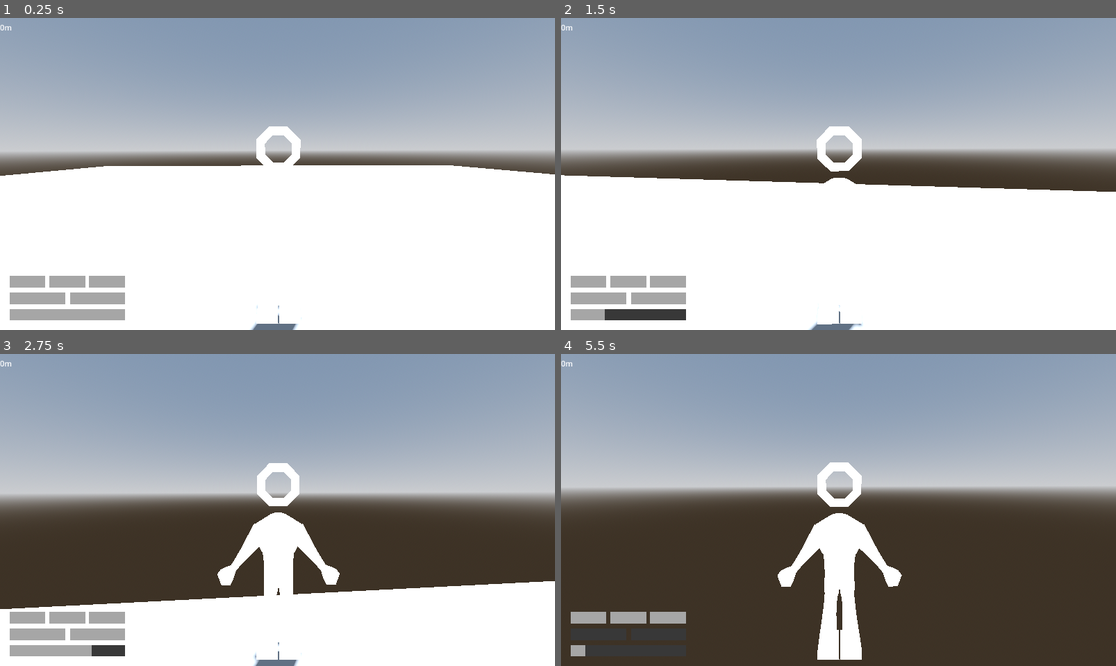
Above: before the commit, frames 1-4 (two rows, left to right).
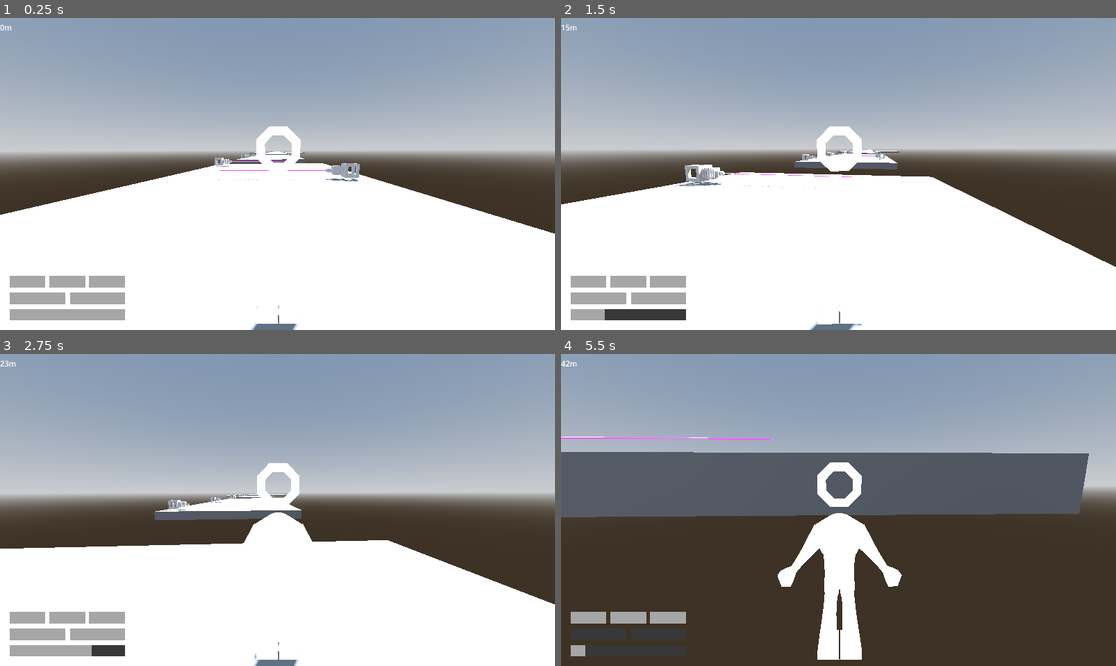
Above: after the commit, the same moments.

Repository: jpvds1/DDJD
Game: Godot game, scene res://scenes/levels/endless_level.tscn
Same seed, same stepped clock (60 frames per second), same inputs: the game is played once before the commit and once after it. This scene is started directly instead of the project's main scene.
Inputs (mouse positions are in pixels of both pictures, inside the frame that each line leads up to):
- Up to frame 1 (0.25 s): no input
- Up to frame 2 (1.5 s): tap Enter at 0.5 s; move the mouse to (866, 174) at 0.52 s; hold W (move_forwards) from 0.53 s (still down); tap Q (dash) at 0.6 s; tap Space (jump) at 0.77 s; move the mouse to (810, 174) at 1.27 s; tap Shift (sprint) at 1.35 s
- Up to frame 3 (2.75 s): keep holding W (move_forwards); tap Space (jump) at 1.52 s; move the mouse to (288, 503) at 2.02 s; tap Q (dash) at 2.1 s
- Up to frame 4 (5.5 s): keep holding W (move_forwards); move the mouse to (832, 516) at 2.77 s; tap Shift (sprint) at 2.85, 4.35 s; tap Space (jump) at 3.02, 3.77, 4.52 s; move the mouse to (877, 513) at 3.52 s; tap Q (dash) at 3.6, 5.1 s; move the mouse to (794, 506) at 4.27 s; move the mouse to (844, 510) at 5.02 s

The runs differ from the first frame. In frame 1, 7.4% of the frame differs, in the area x 0-100%, y 42-70%; in frame 2, 6.8%; in frame 3, 14%; in frame 4, 18%, in the area x 0-96%, y 2-53%.

Commit message:
feat(endless mode): implement endless manager with modular chunk spawning loop on Z- axis

Diff:
--- /dev/null
+++ b/platformer-game/scenes/levels/endless_chunks/chunk_easy_flat.tscn
@@ -0,0 +1,10 @@
+[gd_scene format=3 uid="uid://c21hw38p3fopj"]
+
+[node name="ChunkEasyFlat" type="Node3D" unique_id=1751542582]
+
+[node name="CSGBox3D" type="CSGBox3D" parent="." unique_id=366155220]
+use_collision = true
+size = Vector3(50, 1, 50)
+
+[node name="ExitMarker" type="Marker3D" parent="." unique_id=1561299875]
+transform = Transform3D(1, 0, 0, 0, 1, 0, 0, 0, 1, 0.024184227, 0, -64.15842)
--- /dev/null
+++ b/platformer-game/scenes/levels/endless_chunks/chunk_easy_lasers.tscn
@@ -0,0 +1,28 @@
+[gd_scene format=3 uid="uid://btbhrmi5ukx3u"]
+
+[ext_resource type="PackedScene" uid="uid://rtexe01uxxw6" path="res://scenes/building_materials/laser.tscn" id="1_3rcnm"]
+
+[node name="ChunkEasyFlat" type="Node3D" unique_id=1751542582]
+
+[node name="CSGBox3D" type="CSGBox3D" parent="." unique_id=366155220]
+transform = Transform3D(0.014904618, 0, 0.9998889, 0, 1, 0, -0.9998889, 0, 0.014904618, -1.1640385, 0, -4.1635695)
+use_collision = true
+size = Vector3(50, 1, 17.152588)
+
+[node name="Laser" parent="." unique_id=429633351 instance=ExtResource("1_3rcnm")]
+transform = Transform3D(0.014904618, 0, 0.9998889, 0, 1, 0, -0.9998889, 0, 0.014904618, -9.238643, 0.6822696, 18.82788)
+
+[node name="Laser5" parent="." unique_id=33574530 instance=ExtResource("1_3rcnm")]
+transform = Transform3D(0.014904618, 0, 0.9998889, 0, 1, 0, -0.9998889, 0, 0.014904618, -8.606329, 0.6822696, -23.591465)
+
+[node name="Laser3" parent="." unique_id=265782551 instance=ExtResource("1_3rcnm")]
+transform = Transform3D(0.014904618, 0, 0.9998889, 0, 1, 0, -0.9998889, 0, 0.014904618, -8.971532, 0.6822696, 0.90848494)
+
+[node name="Laser2" parent="." unique_id=584486364 instance=ExtResource("1_3rcnm")]
+transform = Transform3D(-0.022652466, 0, -0.99974346, 0, 1, 0, 0.99974346, 0, -0.022652466, 5.732933, 0.6822696, 11.047403)
+
+[node name="Laser4" parent="." unique_id=1451275845 instance=ExtResource("1_3rcnm")]
+transform = Transform3D(-0.022652466, 0, -0.99974346, 0, 1, 0, 0.99974346, 0, -0.022652466, 6.0760937, 0.6822696, -11.973789)
+
+[node name="ExitMarker" type="Marker3D" parent="." unique_id=1690020158]
+transform = Transform3D(1, 0, 0, 0, 1, 0, 0, 0, 1, 0.08395004, 0, -64.40655)
--- a/platformer-game/scenes/levels/endless_level.tscn
+++ b/platformer-game/scenes/levels/endless_level.tscn
@@ -1,8 +1,10 @@
 [gd_scene format=3 uid="uid://cwsfiuxxe3kt7"]
 
 [ext_resource type="PackedScene" uid="uid://ch7shhditu1lk" path="res://scenes/player/capsule_character.tscn" id="1_17s8f"]
+[ext_resource type="PackedScene" uid="uid://c21hw38p3fopj" path="res://scenes/levels/endless_chunks/chunk_easy_flat.tscn" id="2_i3nmm"]
 [ext_resource type="Script" uid="uid://mwwb0aj4i5vj" path="res://scripts/systems/endless_manager.gd" id="2_j3yte"]
 [ext_resource type="PackedScene" uid="uid://dy8jnv2byaaoj" path="res://scenes/ui/main_UI.tscn" id="2_lpstx"]
+[ext_resource type="PackedScene" uid="uid://btbhrmi5ukx3u" path="res://scenes/levels/endless_chunks/chunk_easy_lasers.tscn" id="3_ivn8y"]
 
 [sub_resource type="ProceduralSkyMaterial" id="ProceduralSkyMaterial_lpstx"]
 sky_horizon_color = Color(0.66224277, 0.6717428, 0.6867428, 1)
@@ -20,6 +22,7 @@
 script = ExtResource("2_j3yte")
 player_path = NodePath("CharacterBody3D")
 ui_path = NodePath("CanvasLayer")
+chunk_scenes = Array[PackedScene]([ExtResource("2_i3nmm"), ExtResource("3_ivn8y")])
 
 [node name="WorldEnvironment" type="WorldEnvironment" parent="." unique_id=174638576]
 environment = SubResource("Environment_grt42")
@@ -30,10 +33,6 @@
 
 [node name="CharacterBody3D" parent="." unique_id=1782536310 instance=ExtResource("1_17s8f")]
 
-[node name="CSGBox3D" type="CSGBox3D" parent="." unique_id=357478498]
-use_collision = true
-size = Vector3(50, 1, 50)
-
 [node name="CanvasLayer" parent="." unique_id=9067626 instance=ExtResource("2_lpstx")]
 player_path = NodePath("../CharacterBody3D")
 level_path = NodePath("..")
--- a/platformer-game/scripts/systems/endless_manager.gd
+++ b/platformer-game/scripts/systems/endless_manager.gd
@@ -14,22 +14,29 @@
 # ---------------------------------------------------------
 @export var player_path: NodePath
 @export var ui_path: NodePath
+@export var chunk_scenes: Array[PackedScene] = []
 
 # ---------------------------------------------------------
 # Constants
 # ---------------------------------------------------------
 const MAX_LIVES := 3
+const CHUNK_DESPAWN_DISTANCE := 50.0
 
 # ---------------------------------------------------------
-# 1. State Variables (Run Control)
+# State Variables
 # ---------------------------------------------------------
-var player: Node = null
-var ui: Node = null
+var player: CharacterBody3D = null
+var ui: CanvasLayer = null
 
 var lives := MAX_LIVES
 var distance := 0
 var is_paused := false
 var game_over_triggered := false
+
+var active_chunks: Array[Node3D] = []
+var next_spawn_position := Vector3.ZERO
+var max_visible_chunks := 5
+var start_track_axis_z := 0.0
 
 # ---------------------------------------------------------
 # Setup
@@ -37,20 +44,107 @@
 func _ready() -> void:
 	process_mode = Node.PROCESS_MODE_ALWAYS
 
-	player = get_node_or_null(player_path)
-	ui = get_node_or_null(ui_path)
+	player = get_node_or_null(player_path) as CharacterBody3D
+	ui = get_node_or_null(ui_path) as CanvasLayer
 
 	if player == null:
 		push_error("EndlessManager: Player node not found.")
 		return
 
+	if chunk_scenes.is_empty():
+		push_error("EndlessManager: No chunks assigned in the chunk_scenes array!")
+		return
+
+	start_track_axis_z = player.global_position.z # Track Z axis
+
+	for i in range(max_visible_chunks):
+		_spawn_random_chunk()
+
 	lives_changed.emit(lives, MAX_LIVES)
 
+func _physics_process(_delta: float) -> void:
+	if game_over_triggered or player == null:
+		return
+
+	_track_distance()
+	_check_chunk_recycling()
+
 # ---------------------------------------------------------
-# 2. Pause System
+# Phase 3 Core Algorithmic Functions (Z- Adaptations)
+# ---------------------------------------------------------
+
+func _spawn_random_chunk() -> void:
+	var random_index := randi() % chunk_scenes.size()
+	var chunk_instance = chunk_scenes[random_index].instantiate() as Node3D
+
+	add_child(chunk_instance)
+	active_chunks.append(chunk_instance)
+
+	chunk_instance.global_position = next_spawn_position
+
+	var exit_marker = chunk_instance.get_node_or_null("ExitMarker") as Marker3D
+	if exit_marker:
+		next_spawn_position += Vector3(0, 0, exit_marker.position.z)
+	else:
+		next_spawn_position += Vector3(0, 0, -30.0)
+
+func _track_distance() -> void:
+	var current_distance = int(abs(player.global_position.z - start_track_axis_z))
+
+	if current_distance > distance:
+		distance = current_distance
+		if ui and ui.has_method("set_timer_text"):
+			ui.set_timer_text(str(distance) + "m")
+
+func _check_chunk_recycling() -> void:
+	if active_chunks.size() < 2:
+		return
+
+	var oldest_chunk = active_chunks[0]
+	var next_chunk = active_chunks[1]
+
+	if player.global_position.z < next_chunk.global_position.z - CHUNK_DESPAWN_DISTANCE:
+		active_chunks.pop_front()
+		oldest_chunk.queue_free()
+		_spawn_random_chunk()
+
+# ---------------------------------------------------------
+# Player Hazard & Event Triggers
+# ---------------------------------------------------------
+
+func trigger_damage() -> void:
+	if game_over_triggered:
+		return
+
+	lives = max(lives - 1, 0)
+	lives_changed.emit(lives, MAX_LIVES)
+	player_unalived.emit()
+
+	if lives <= 0:
+		_trigger_game_over()
+	else:
+		_respawn_on_current_chunk()
+
+func _respawn_on_current_chunk() -> void:
+	if active_chunks.is_empty() or player == null:
+		return
+
+	var current_chunk = active_chunks[1] if active_chunks.size() > 1 else active_chunks[0]
+	if player.has_method("respawn_at"):
+		player.respawn_at(current_chunk.global_position + Vector3(0, 2.0, 0))
+
+func _trigger_game_over() -> void:
+	game_over_triggered = true
+	if player.has_method("lock_controls"):
+		player.lock_controls()
+
+	run_completed.emit(str(distance) + "m")
+
+# ---------------------------------------------------------
+# Pause System (Maintained)
 # ---------------------------------------------------------
 func _unhandled_input(event: InputEvent) -> void:
-	if game_over_triggered:
+	if game_over_triggered or player == null:
 		return
 
 	if event.is_action_pressed("ui_cancel"):
@@ -66,21 +160,17 @@
 	is_paused = should_pause
 
 	if is_paused:
-		if player.has_method("lock_controls"):
-			player.lock_controls()
-		if player.has_method("pause_timers"):
-			player.pause_timers()
+		if player.has_method("lock_controls"): player.lock_controls()
+		if player.has_method("pause_timers"): player.pause_timers()
 	else:
-		if player.has_method("unlock_controls"):
-			player.unlock_controls()
-		if player.has_method("resume_timers"):
-			player.resume_timers()
+		if player.has_method("unlock_controls"): player.unlock_controls()
+		if player.has_method("resume_timers"): player.resume_timers()
 
 	get_tree().paused = is_paused
 	pause_toggled.emit(is_paused)
 
 # ---------------------------------------------------------
-# UI Duck-Typing Interface (Main_UI Button Flow)
+# UI Duck-Typing Interface (Main_UI Compatibility)
 # ---------------------------------------------------------
 func is_endless() -> bool:
 	return true
@@ -91,9 +181,11 @@
 func restart_level() -> void:
 	get_tree().paused = false
 	is_paused = false
-	Global.game_controller.change_3D_scene("res://scenes/levels/endless_level.tscn")
+	if Global.game_controller:
+		Global.game_controller.change_3D_scene(scene_file_path)
 
 func return_to_menu() -> void:
 	get_tree().paused = false
 	is_paused = false
-	Global.game_controller.change_GUI_scene("res://scenes/ui/main_menu.tscn")
+	if Global.game_controller:
+		Global.game_controller.change_GUI_scene("res://scenes/ui/main_menu.tscn")
